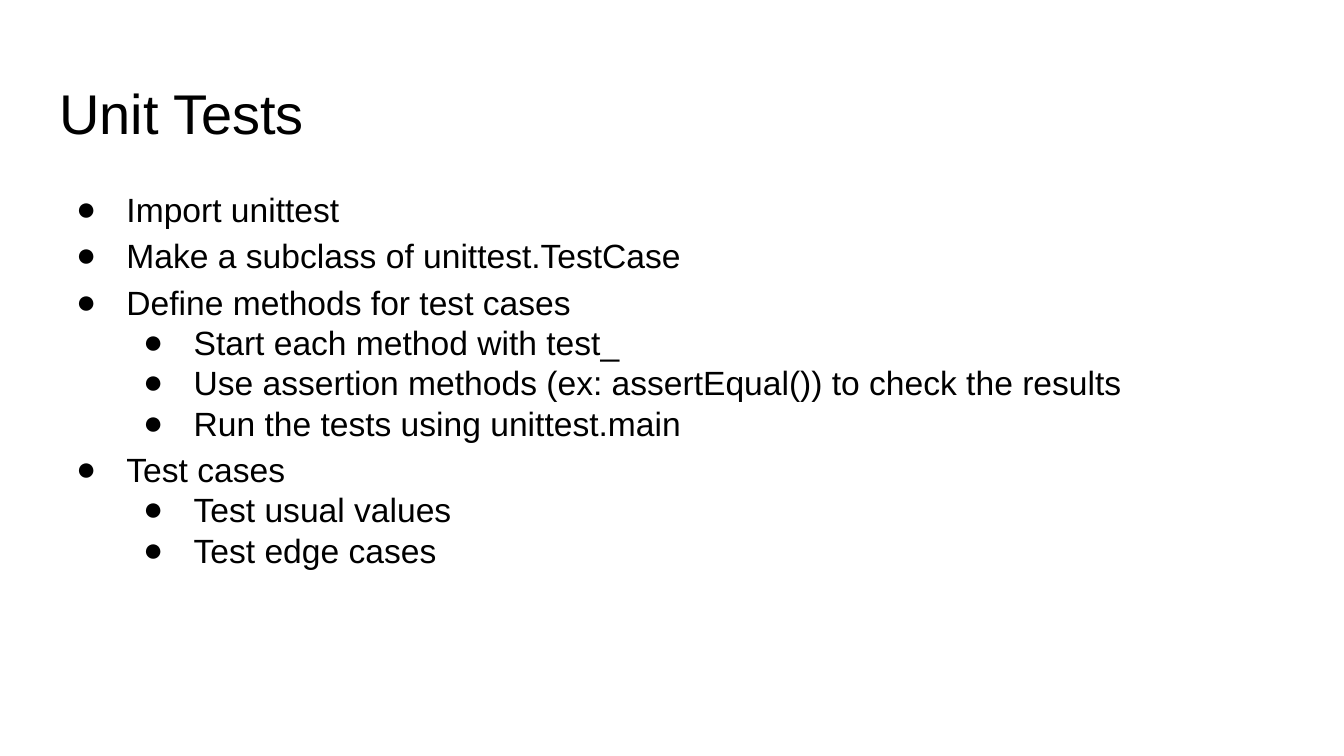
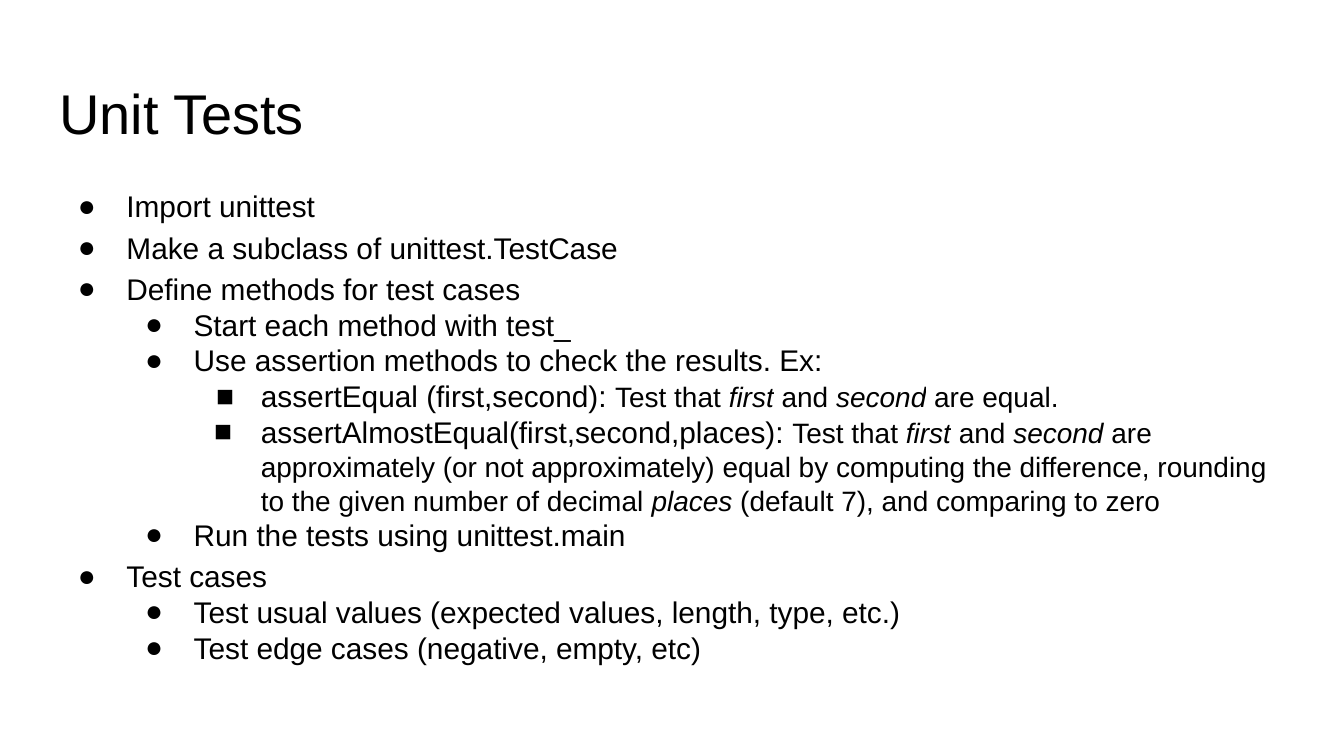
Before and after one commit to dtassew/fa22_discussion9, a slide deck: slide 3 of Discussion 9.pptx. Drawn at 1344x756 pixels with LibreOffice and Linux fonts; fonts in the diff are those of the drawing. Boxes give left, top, right and bottom in pixels: in the first picture for what was removed or moved away, otherwise in the second. Text is boxed around its words. In the diff, an @@ line names an element or a change of style, - is before the commit and + after.

```diff
--- a/Discussion 9.pptx
+++ b/Discussion 9.pptx
@@ text at bbox=[126, 195, 626, 588]: size 18 to 16 pt in "Import unittest", "Make a subclass of unittest.TestCase", "Define methods for test cases", "Start each method with test_" and 2 more places; indent changed @@
@@ text at bbox=[194, 349, 1266, 516]: text changed; size 18 to 15 pt @@
-  ● Use assertion methods (ex: assertEqual()) to check the results
+  ● Use assertion methods to check the results. Ex:
+    ■ assertEqual (first,second): Test that first and second are equal.
+    ■ assertAlmostEqual(first,second,places): Test that first and second are approximately (or not approximately) equal by computing the difference, rounding to the given number of decimal places (default 7), and comparing to zero
@@ text at bbox=[194, 601, 900, 664]: text changed; size 18 to 16 pt @@
-  ● Test usual values
-  ● Test edge cases
+  ● Test usual values (expected values, length, type, etc.)
+  ● Test edge cases (negative, empty, etc)
```
Also in this commit, not shown: 5 other slides changed, 2 slides added.
